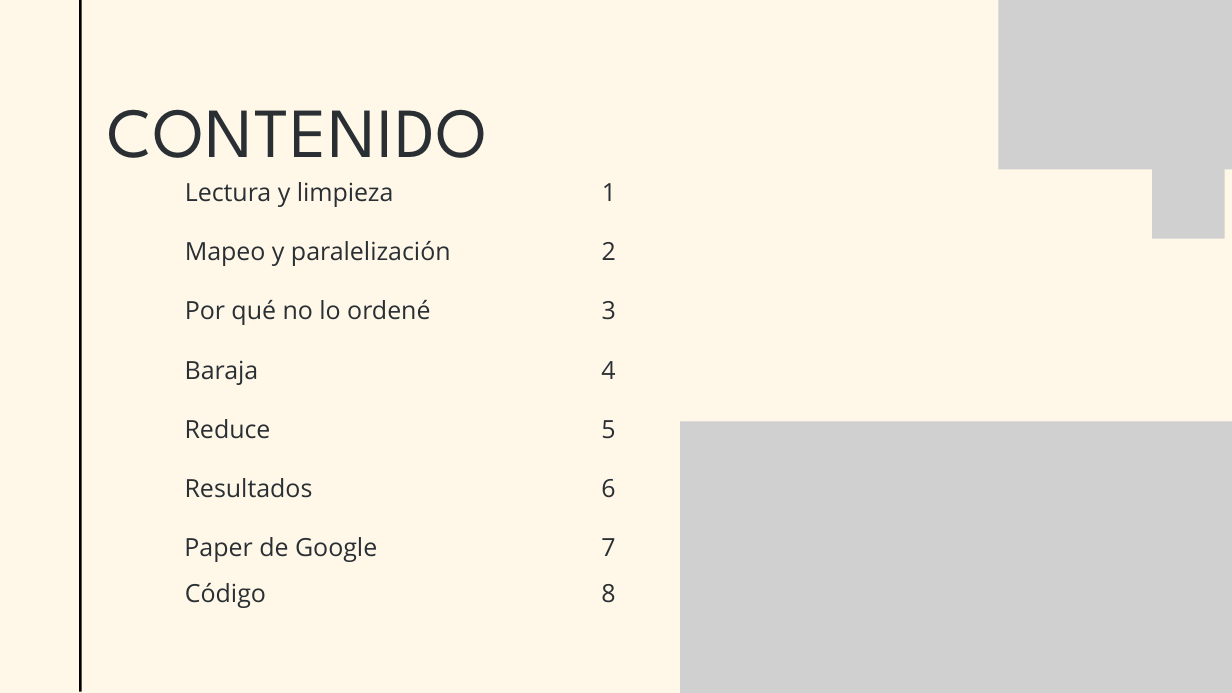
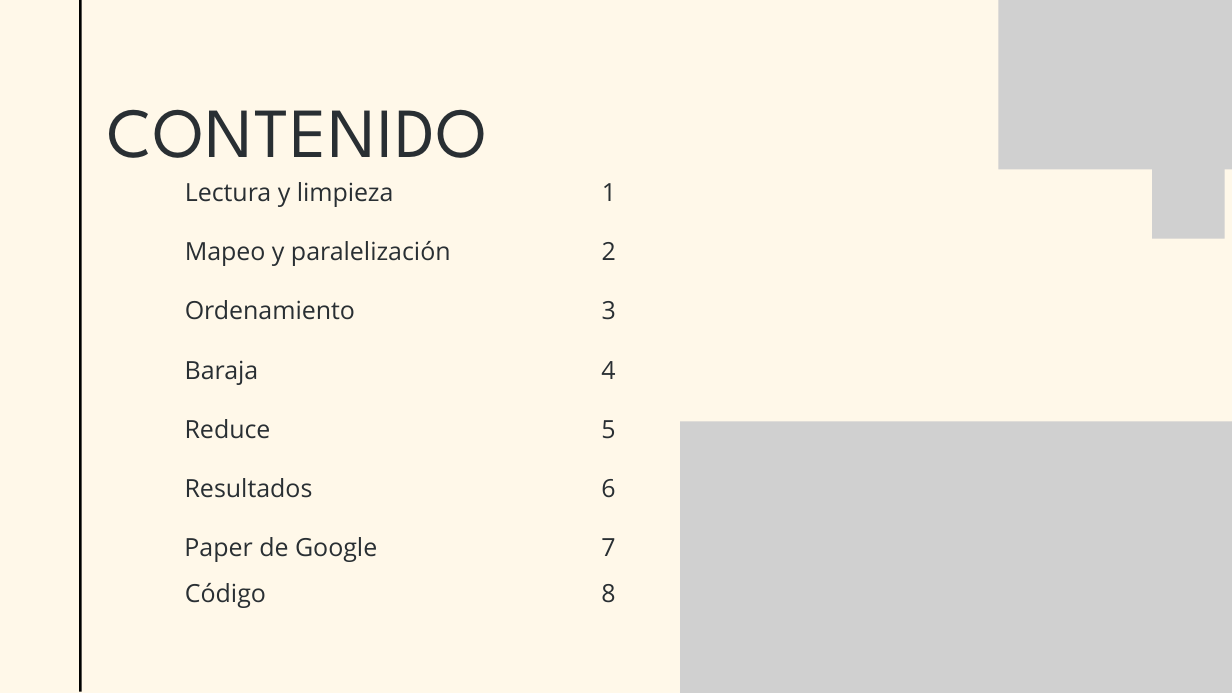
Before and after one commit to AyrtonAranibar/map_reduce_contador, a slide deck: slide 2 of map reduce Aranibar.pptx. Drawn at 1232x693 pixels with LibreOffice and Linux fonts; fonts in the diff are those of the drawing; grey boxes stand for pictures. Boxes give left, top, right and bottom in pixels: in the first picture for what was removed or moved away, otherwise in the second. Text is boxed around its words. In the diff, an @@ line names an element or a change of style, - is before the commit and + after.

```diff
--- a/map reduce Aranibar.pptx
+++ b/map reduce Aranibar.pptx
@@ text at bbox=[185, 300, 355, 320]: text changed @@
-Por qué no lo ordené
+Ordenamiento
```
Also in this commit, not shown: 6 other slides changed, 3 slides added, 3 slides removed, 6 other files.
